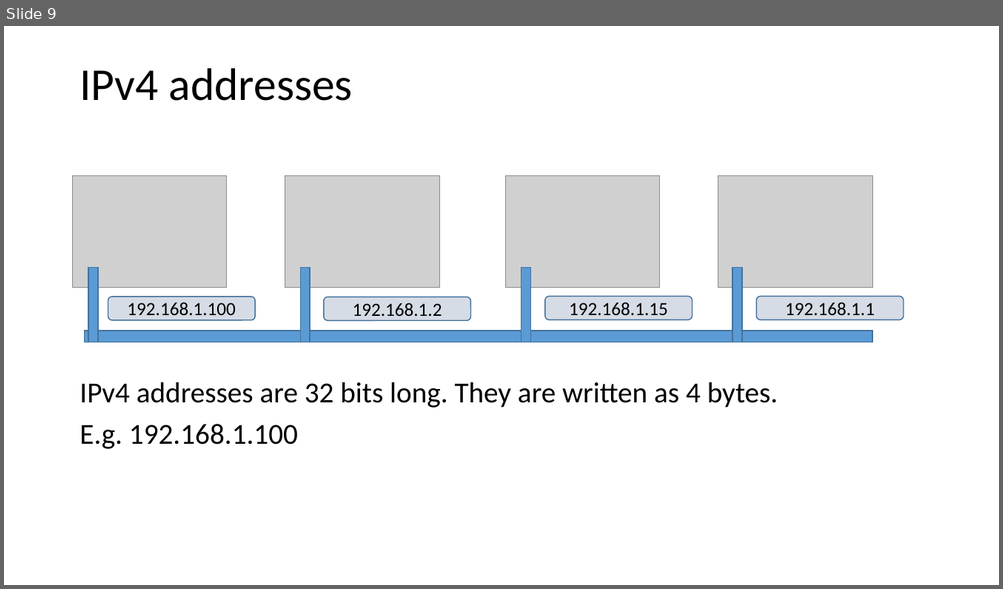
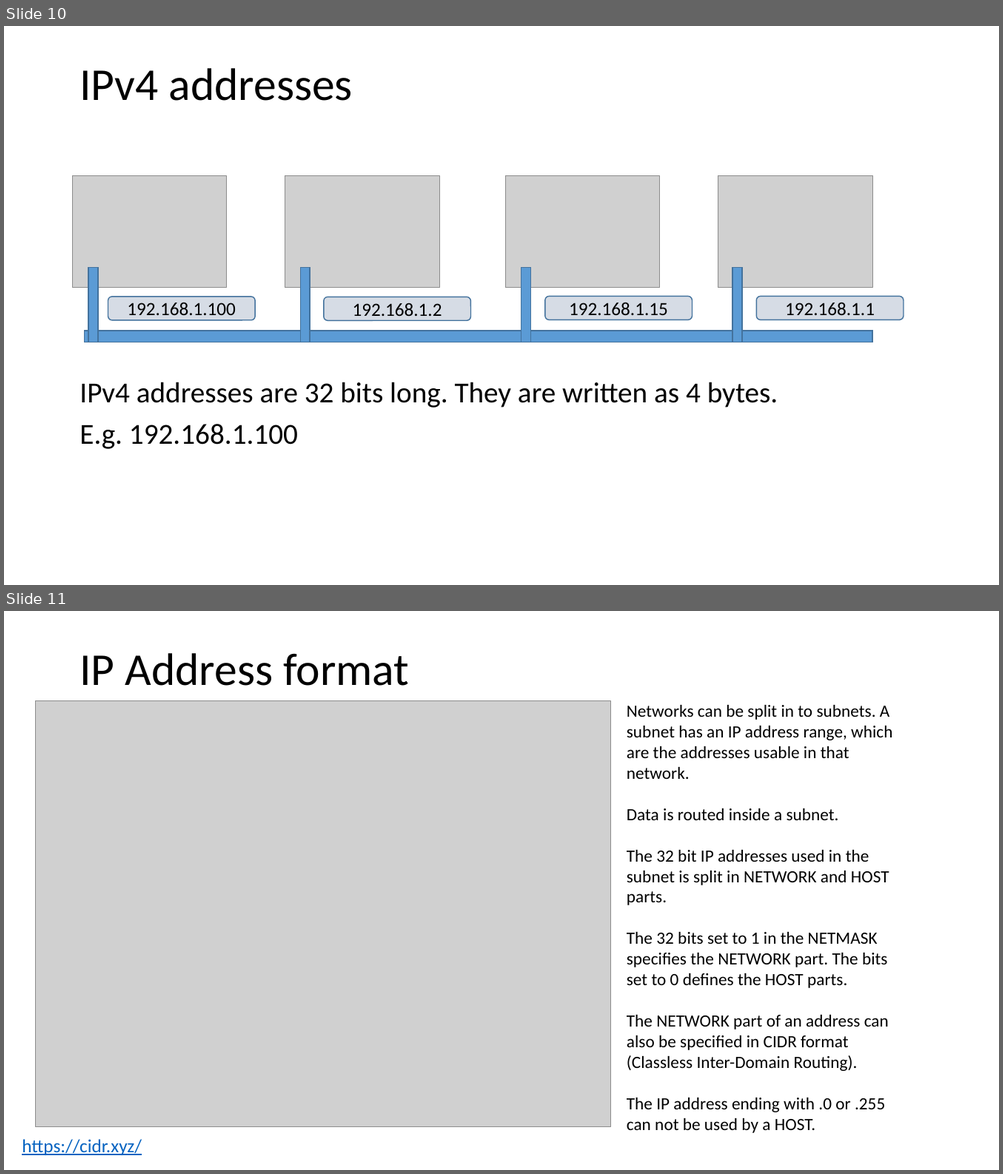
Before and after one commit to codesmurf/st3its3_teaching, a slide deck: 07 Networks/Networks.pptx. Shown one above the other, each under a label of ours: slide 9 before the commit, slides 10 and 11 after it. The pictures are 1003x589 and 1003x1174 pixels, drawn with LibreOffice and Linux fonts; fonts in the diff are those of the drawing; grey boxes stand for pictures. Boxes give left, top, right and bottom in pixels: in the first picture for what was removed or moved away, otherwise in the second. Text is boxed around its words. In the diff, an @@ line names an element or a change of style, - is before the commit and + after.

```diff
--- a/07 Networks/Networks.pptx
+++ b/07 Networks/Networks.pptx
@@ slide 11 added at (4,611,999,1170), background #FFFFFF @@
@@ title added at (79,653,409,686), 44 pt, text #000000 @@
+IP Address format
@@ picture added at (35,701,611,1128) @@
@@ text added at (626,705,892,1133), 16.6 pt, text #000000 @@
+Networks can be split in to subnets. A subnet has an IP address range, which are the addresses usable in that network.
+Data is routed inside a subnet.
+The 32 bit IP addresses used in the subnet is split in NETWORK and HOST parts.
+The 32 bits set to 1 in the NETMASK specifies the NETWORK part. The bits set to 0 defines the HOST parts.
+The NETWORK part of an address can also be specified in CIDR format (Classless Inter-Domain Routing).
+The IP address ending with .0 or .255 can not be used by a HOST.
@@ text added at (22,1139,142,1156), 18 pt, text #0563C1, underline @@
+https://cidr.xyz/
@@ what was slide 9 is now slide 10 @@
```
Also in this commit, not shown: 2 slides changed, 16 other slides added, 2 slides removed.
